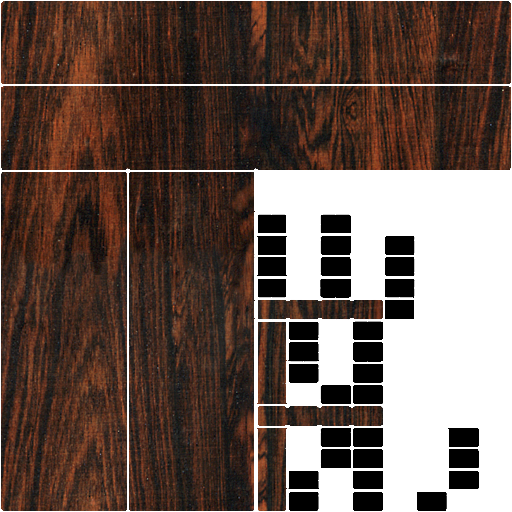
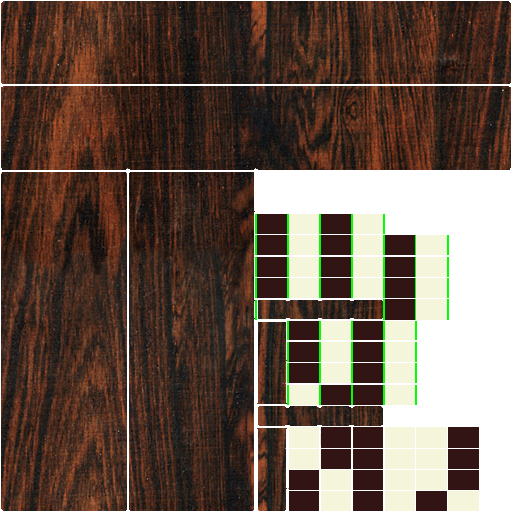
Layers edited between the first and the second 512px x 512px image:
added layer "Gaps between tiles" above "White squares" over 255, 214, 449, 405
painted on "White squares" over 289, 214, 479, 511
painted on "Black squares" over 257, 214, 479, 511
